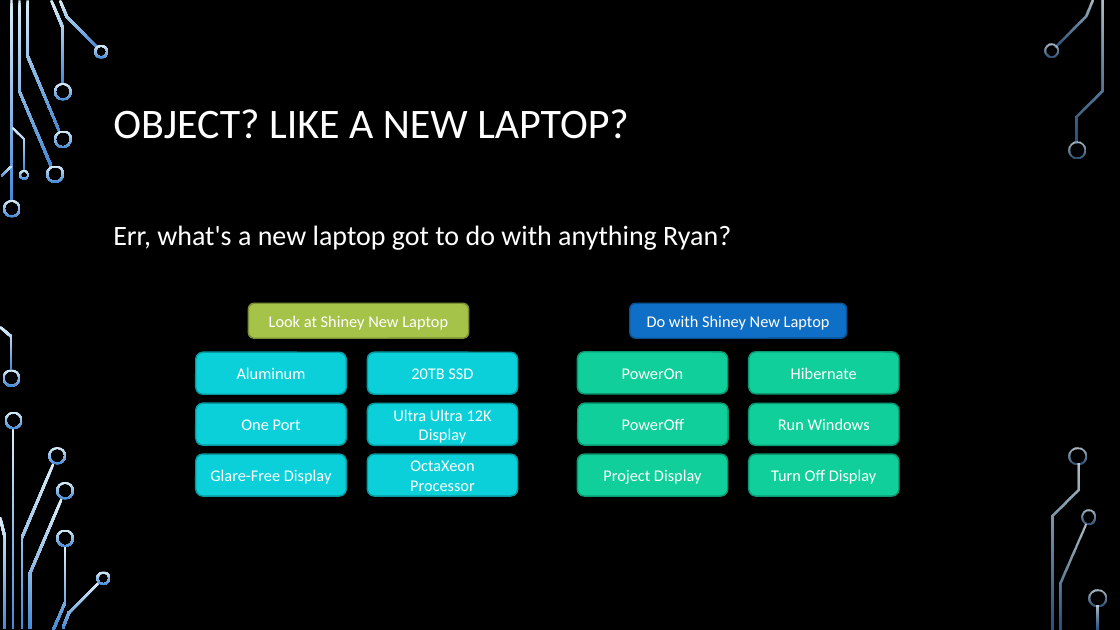
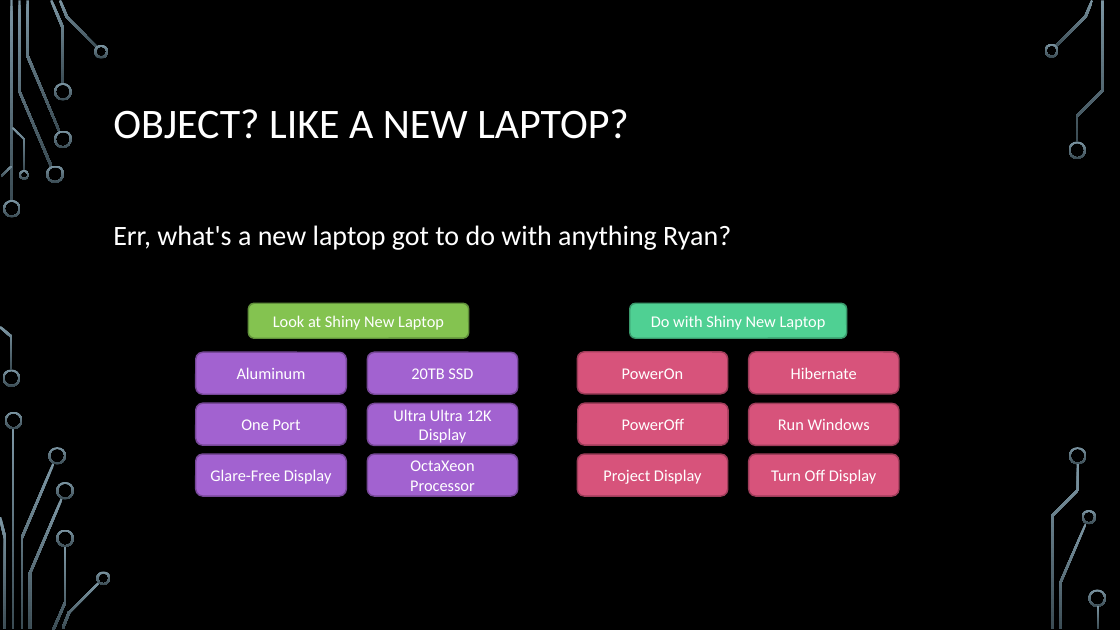
Before and after one commit to ryandcoates/code4sysadmins, a slide deck: slide 13 of Coding for System Administrators.pptx. Drawn at 1120x630 pixels with LibreOffice and Linux fonts; fonts in the diff are those of the drawing; background and template pictures are left out. Boxes give left, top, right and bottom in pixels: in the first picture for what was removed or moved away, otherwise in the second. Text is boxed around its words. In the diff, an @@ line names an element or a change of style, - is before the commit and + after.

```diff
--- a/Coding for System Administrators.pptx
+++ b/Coding for System Administrators.pptx
@@ fill gradient #DBEFF9 to #448AD7 to gradient #7C96A3 to #3B4C54 in 36 elements at (3, 200, 21, 218), (3, 370, 20, 387), (18, 1, 52, 167), (46, 166, 64, 183), (26, 1, 60, 132), (50, 0, 65, 84), (54, 130, 71, 148), (54, 83, 71, 101), (59, 0, 97, 49), (94, 45, 109, 58), (1, 166, 13, 177), (0, 326, 13, 371), (12, 127, 25, 171), (18, 170, 29, 180), (13, 429, 15, 629), (20, 463, 54, 628), (5, 412, 23, 429), (0, 517, 6, 628), (49, 447, 66, 465), (29, 498, 63, 629), (52, 546, 66, 630), (56, 482, 74, 500), (56, 529, 74, 547), (61, 581, 100, 629), (97, 571, 111, 585), (1055, 0, 1094, 47), (1044, 44, 1059, 58), (1069, 141, 1086, 159), (1060, 523, 1087, 629), (1082, 510, 1096, 524), (1076, 1, 1104, 143), (1070, 447, 1087, 465), (1051, 464, 1080, 629), (1089, 590, 1107, 607), (1097, 606, 1100, 629), (10, 1, 13, 202) @@
@@ rounded rectangle "Look at Shiny New Laptop" at (249, 303, 469, 339): fill #A5C249 to #84C350; outline #7A9036 1.25 pt to #62903B 1.25 pt @@
@@ text in rounded rectangle at (273, 315, 444, 330): text changed @@
-Look at Shiney New Laptop
+Look at Shiny New Laptop
@@ rounded rectangle "Do with Shiny New Laptop" at (630, 303, 847, 339): fill #0F6FC6 to #4FD093; outline #0B5292 1.25 pt to #3A9A6D 1.25 pt @@
@@ text in rounded rectangle at (651, 315, 826, 330): text changed @@
-Do with Shiney New Laptop
+Do with Shiny New Laptop
@@ fill #0BD0D9 to #A262D0; outline #089AA1 1.25 pt to #78499A 1.25 pt in 6 elements at (196, 352, 346, 394), (196, 403, 346, 445), (196, 455, 346, 497), (367, 352, 518, 394), (367, 403, 518, 445), (367, 455, 518, 497) @@
@@ fill #10CF9B to #D7537B; outline #0C9973 1.25 pt to #9F3D5B 1.25 pt in 6 elements at (577, 352, 728, 394), (578, 403, 728, 445), (577, 455, 728, 497), (749, 352, 899, 394), (749, 403, 899, 445), (749, 455, 899, 497) @@
```
Also in this commit, not shown: 26 other slides changed, 3 slides added.
